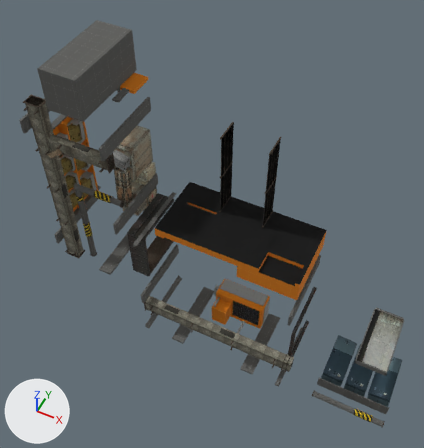
Two versions of the OBJ model Assets/Models/Generated/office_props.vmf.obj, one commit apart.
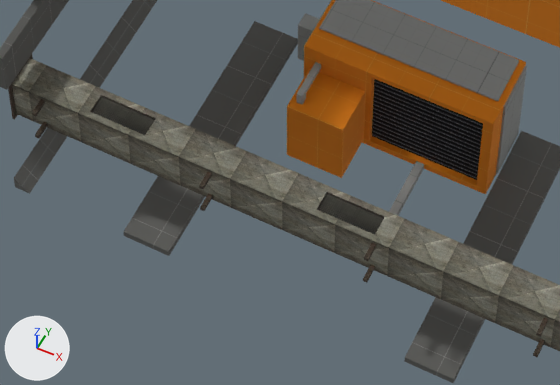
The first picture shows the older version from a camera (50 mm lens) standing at (244.0, -628.0, 744.0) and looking at (-37.0, -67.0, 43.0). The close-ups show both versions on the part from 33% to 66% of the width and 63% to 84% of the height of that picture; other places that the commit changed are outside them. The lights are fixed; the arrows at lower left show +X, +Y and +Z. Where no turn or scale is listed for an object, it has been applied to the vertices.

Names of what the first close-up shows: '10242', '10244', '10247', '10281', '156', '2191', '2349', '3653', '9397', '9398', '9401', '9725'.
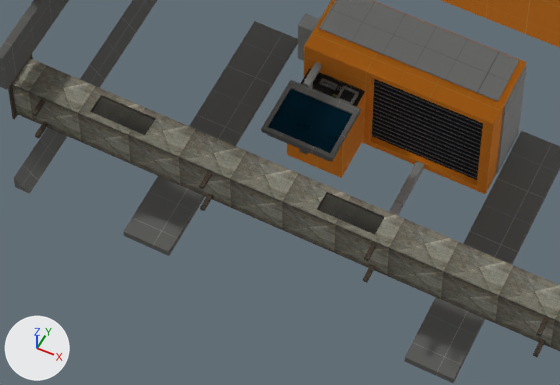
Boxes [x1, y1, x2, y2] around the edits, measured in the close-ups (560 x 385 px):
'2349', deleted (brown)
    before: [287, 68, 365, 178]
'10302', added (black)
    after: [267, 89, 352, 161]
'10899', added (brown)
    after: [287, 76, 361, 178]
'10300', added
    after: [287, 80, 361, 117]
'10304', added (black)
    after: [261, 125, 334, 162]
'10901', added
    after: [306, 68, 365, 145]
'10303', added
    after: [331, 114, 357, 158]
'10301', added
    after: [264, 86, 291, 127]
'10340', added
    after: [340, 89, 359, 105]
'10398', added
    after: [319, 81, 336, 90]
'10331', added
    after: [299, 149, 308, 154]

The change, as a diff of the scene's bpy script:
```diff
--- a/Assets/Models/Generated/office_props.vmf.obj.py
+++ b/Assets/Models/Generated/office_props.vmf.obj.py
@@ ob_2349 @@
-ob_2349 = bpy.data.objects.new('2349', me_2349)
@@ ob_10901 @@
+ob_10901 = bpy.data.objects.new('10901', me_10901)  # 8 vertices, 6 faces; spans x -39.0..-10.0, y -44.0..-40.0, z -241.0..-200.0; in mat_dev_dev_measuregeneric01 (picture img_dev_measuregeneric01_tga), mat_props_metalcomputerpanel001a (picture img_metalcomputerpanel001a_tga)
+ob_10901.location = (0.0, 0.0, 0.0)
@@ ob_10899 @@
+ob_10899 = bpy.data.objects.new('10899', me_10899)  # 8 vertices, 6 faces; spans x -39.0..-10.0, y -64.0..-45.0, z -241.0..-200.0; in mat_dev_dev_measuregeneric01 (picture img_dev_measuregeneric01_tga), mat_props_metalcomputerpanel001a (picture img_metalcomputerpanel001a_tga)
+ob_10899.location = (0.0, 0.0, 0.0)
@@ ob_10398 @@
+ob_10398 = bpy.data.objects.new('10398', me_10398)  # a box spanning x -31.0..-23.0, y -46.0..-45.0, z -200.0..-199.0; in mat_dev_dev_blendmeasure (picture img_dev_measuregeneric01b_tga)
+ob_10398.location = (0.0, 0.0, 0.0)
@@ ob_10340 @@
+ob_10340 = bpy.data.objects.new('10340', me_10340)  # 8 vertices, 6 faces; spans x -20.0..-12.0, y -51.0..-43.0, z -200.0..-199.0; in mat_dev_dev_blendmeasure (picture img_dev_measuregeneric01b_tga), mat_halflife_black (picture img_black_tga)
+ob_10340.location = (0.0, 0.0, 0.0)
@@ ob_10331 @@
+ob_10331 = bpy.data.objects.new('10331', me_10331)  # a box spanning x -26.0..-22.0, y -77.0..-64.0, z -211.0..-207.0; in mat_dev_dev_blendmeasure (picture img_dev_measuregeneric01b_tga)
+ob_10331.location = (0.0, 0.0, 0.0)
@@ ob_10304 @@
+ob_10304 = bpy.data.objects.new('10304', me_10304)  # a box spanning x -42.0..-6.0, y -84.0..-82.0, z -196.0..-193.0; in mat_dev_dev_blendmeasure (picture img_dev_measuregeneric01b_tga)
+ob_10304.location = (0.0, 0.0, 0.0)
@@ ob_10303 @@
+ob_10303 = bpy.data.objects.new('10303', me_10303)  # a box spanning x -8.0..-6.0, y -82.0..-58.0, z -196.0..-193.0; in mat_dev_dev_blendmeasure (picture img_dev_measuregeneric01b_tga)
+ob_10303.location = (0.0, 0.0, 0.0)
@@ ob_10302 @@
+ob_10302 = bpy.data.objects.new('10302', me_10302)  # 8 vertices, 6 faces; spans x -40.0..-8.0, y -82.0..-58.0, z -200.0..-194.0; in mat_dev_dev_blendmeasure (picture img_dev_measuregeneric01b_tga), mat_tools_toolsskip (picture img_toolsskip_tga)
+ob_10302.location = (0.0, 0.0, 0.0)
@@ ob_10301 @@
+ob_10301 = bpy.data.objects.new('10301', me_10301)  # a box spanning x -42.0..-40.0, y -82.0..-58.0, z -196.0..-193.0; in mat_dev_dev_blendmeasure (picture img_dev_measuregeneric01b_tga)
+ob_10301.location = (0.0, 0.0, 0.0)
@@ ob_10300 @@
+ob_10300 = bpy.data.objects.new('10300', me_10300)  # a box spanning x -42.0..-6.0, y -58.0..-54.0, z -196.0..-193.0; in mat_dev_dev_blendmeasure (picture img_dev_measuregeneric01b_tga)
+ob_10300.location = (0.0, 0.0, 0.0)
```
